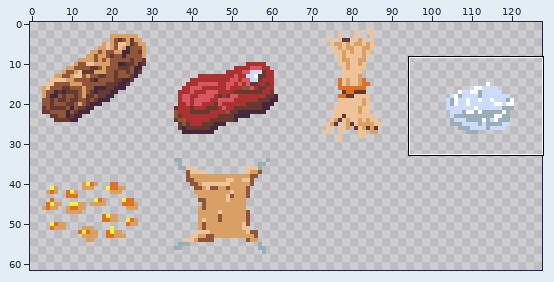
Two states of a sprite sheet, assets/gui/resources.png. The picture above shows the old version from afar; the outline marks the close-up.
Close-up. Before the edit:
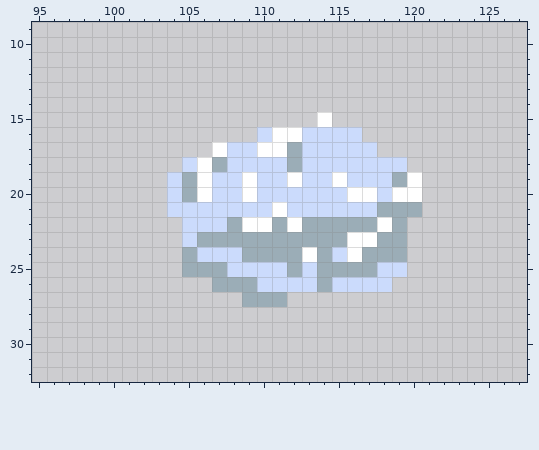
The file is 128x64 pixels. Shown: x 95..127, y 9..32. The wide view leaves out empty margins.
And afterwards:
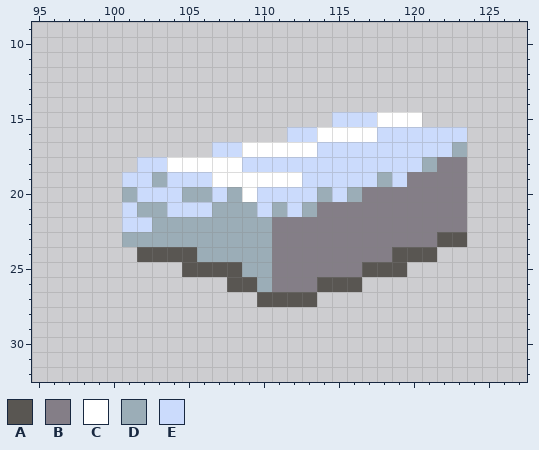
Palette (. is transparent): A #595652  B #847e87  C #ffffff  D #9badb7  E #cbdbfc
Log entry: metal icon
The edit:
y 15: x 114..120 C...... -> .EEECCC
y 16: x 110..112 ECC -> ..E; x 114..123 EEE....... -> CCCCEEEEEE
y 17: x 107 C -> E; x 109 E -> C; x 112..113 DE -> CC; x 118..123 ...... -> EEEEED
y 18: x 102..105 ...E -> EECC; x 107..108 DE -> CC; x 112 D -> E; x 120..123 .... -> EDBB
y 19: x 101..103 ... -> EED; x 105..108 DCEE -> EECC; x 110..111 EE -> CC; x 115 C -> E; x 118..123 EDC... -> DEBBBB
y 20: x 101..103 ... -> DEE; x 106 C -> D; x 108 E -> D; x 114 E -> D; x 116..123 CCECC... -> DBBBBBBB
y 21: x 101..103 ... -> EDD; x 107..109 EEE -> DDD; x 111 C -> D; x 113..123 EEEEEDDD... -> DBBBBBBBBBB
y 22: x 101..107 ....EEE -> EEDDDDD; x 109..123 CCDCDDDDDCD.... -> DDBBBBBBBBBBBBB
y 23: x 101..105 ....E -> DDDDD; x 111..123 DDDDDCCDD.... -> BBBBBBBBBBBAA
y 24: x 102..108 ...DEEE -> AAAADDD; x 111..121 DDCDECDDD.. -> BBBBBBBBAAA
y 25: x 105..119 DDDEEEEDEDDDDEE -> AAAADDBBBBBBAAA
y 26: x 107..118 DDDEEEEDEEEE -> .AADBBBAAA..
y 27: x 109..113 DDD.. -> .AAAA
Pixel boxes of the changes (left, top, right, bottom) in both close-ups:
changed: (122, 112, 467, 307)
